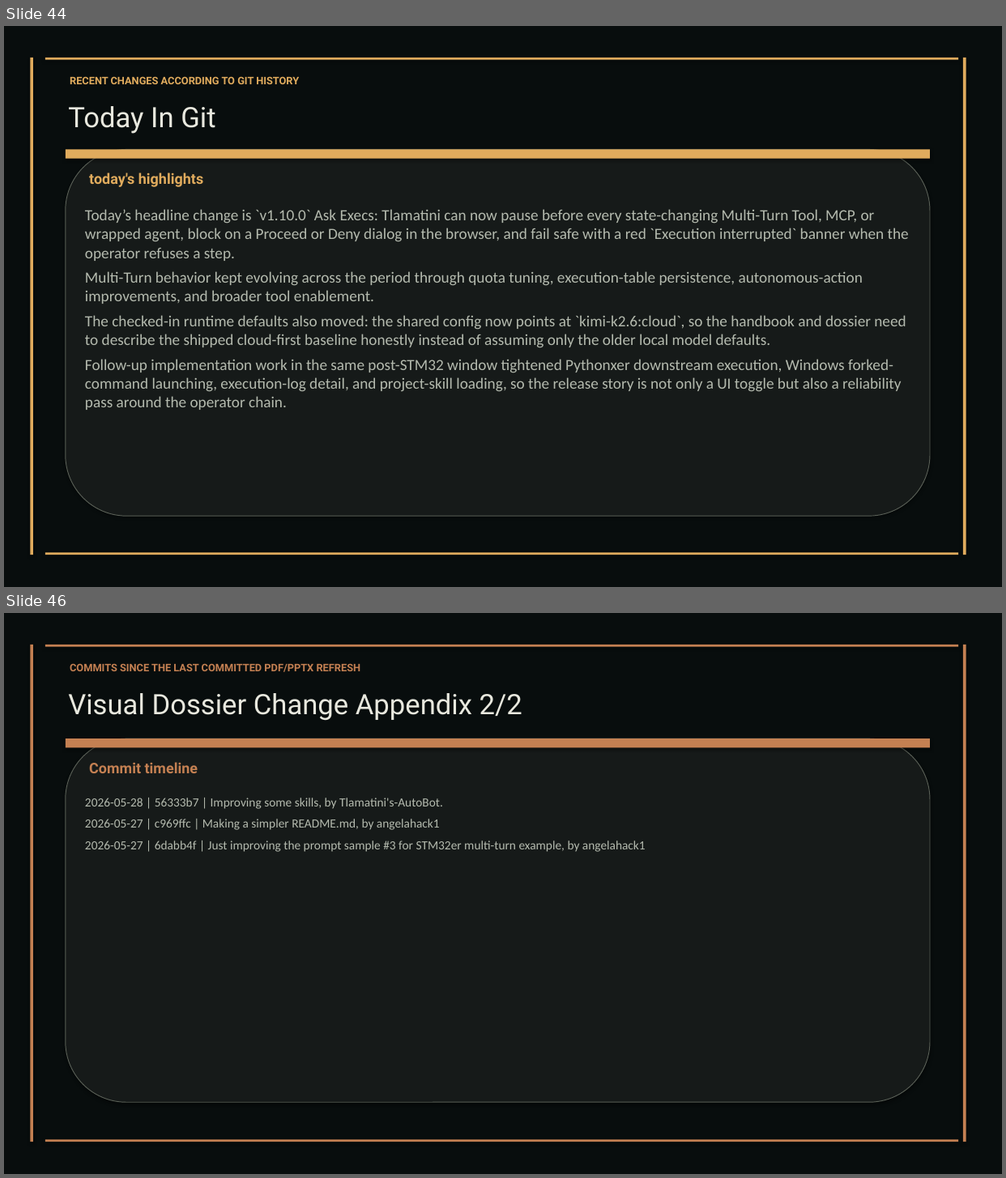
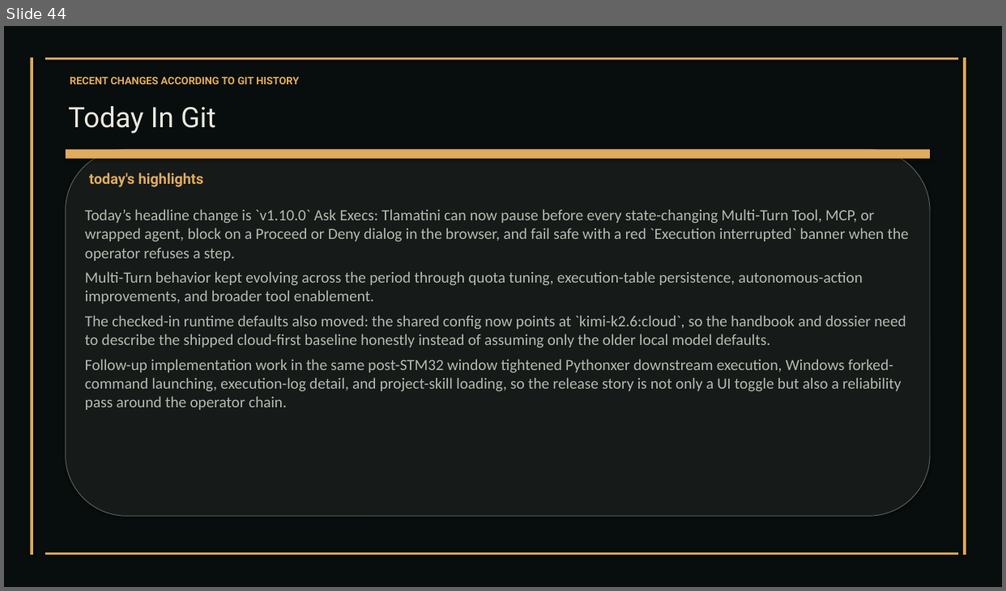
Before and after one commit to XAIHT/Tlamatini, a slide deck: Tlamatini_eXtended_Artificial_Intelligence_Humanly_Tempered.pptx. Shown one above the other, each under a label of ours: slides 44 and 46 before the commit, slide 44 after it; the slides between them are not shown. The pictures are 1006x1178 and 1006x591 pixels, drawn with LibreOffice and Linux fonts; fonts in the diff are those of the drawing. Boxes give left, top, right and bottom in pixels: in the first picture for what was removed or moved away, otherwise in the second. Text is boxed around its words. In the diff, an @@ line names an element or a change of style, - is before the commit and + after.

Commit message:
Updating visual documentation, by Tlamatini's-AutoBot.

```diff
--- a/Tlamatini_eXtended_Artificial_Intelligence_Humanly_Tempered.pptx
+++ b/Tlamatini_eXtended_Artificial_Intelligence_Humanly_Tempered.pptx
@@ slide 46 removed at box(4, 613, 1002, 1174), background #FFFFFF @@
@@ rectangle removed at box(4, 613, 1002, 1174) @@
@@ rectangle removed at box(30, 645, 33, 1142) @@
@@ rectangle removed at box(45, 645, 958, 647) @@
@@ rectangle removed at box(963, 645, 966, 1142) @@
@@ text removed at box(70, 663, 361, 672) @@
-COMMITS SINCE THE LAST COMMITTED PDF/PPTX REFRESH
@@ text removed at box(68, 693, 522, 721) @@
-Visual Dossier Change Appendix 2/2
@@ rounded rectangle removed at box(66, 739, 930, 1102) @@
@@ rectangle removed at box(66, 739, 930, 747) @@
@@ text removed at box(89, 762, 198, 773) @@
-Commit timeline
@@ text removed at box(85, 798, 646, 852) @@
-2026-05-28 | 56333b7 | Improving some skills, by Tlamatini's-AutoBot.
-2026-05-27 | c969ffc | Making a simpler README.md, by angelahack1
-2026-05-27 | 6dabb4f | Just improving the prompt sample #3 for STM32er multi-turn example, by angelahack1
@@ rectangle removed at box(45, 1140, 958, 1142) @@
```
Also in this commit, not shown: 5 slides changed, 1 other slide removed, 2 other files.
